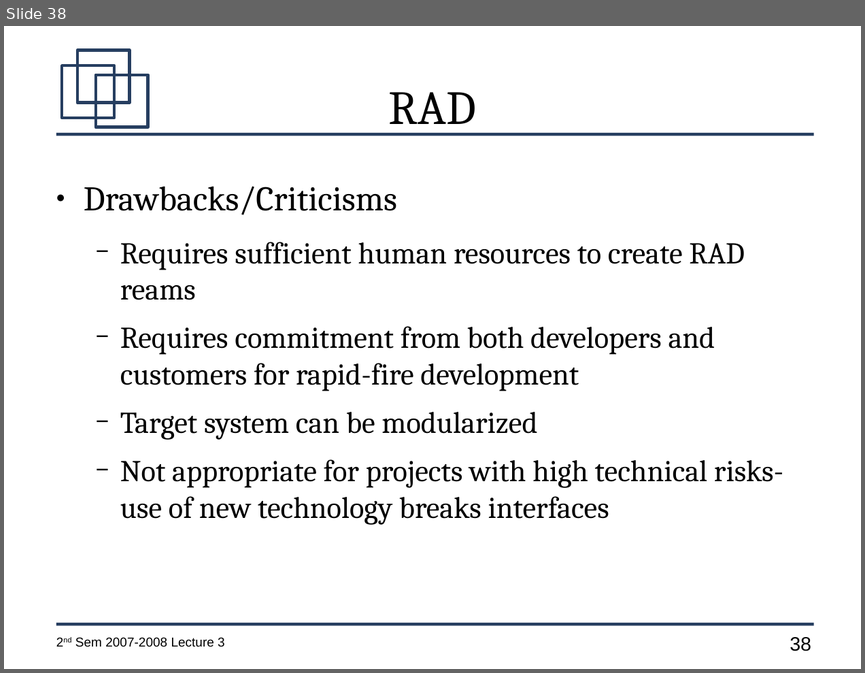
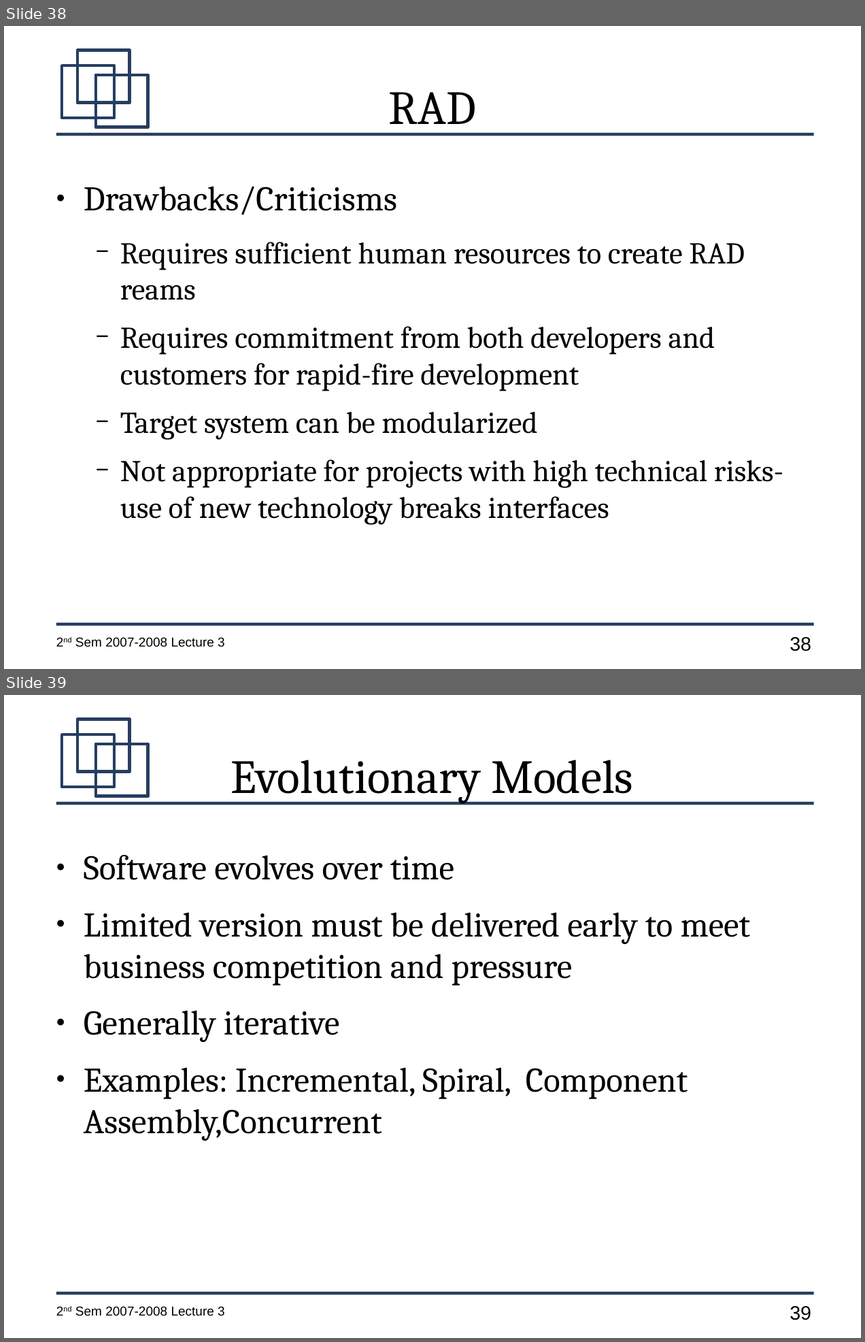
Before and after one commit to jachermocilla/jach-homepage, a slide deck: CMSC128-2nd-Sem-2007-L3.odp. Shown one above the other, each under a label of ours: slide 38 before the commit, slides 38 and 39 after it. The pictures are 865x673 and 865x1342 pixels, drawn with LibreOffice and Linux fonts; fonts in the diff are those of the drawing. Boxes give left, top, right and bottom in pixels: in the first picture for what was removed or moved away, otherwise in the second. Text is boxed around its words. In the diff, an @@ line names an element or a change of style, - is before the commit and + after.

```diff
--- a/CMSC128-2nd-Sem-2007-L3.odp
+++ b/CMSC128-2nd-Sem-2007-L3.odp
@@ slide 39 added at box(4, 695, 861, 1338), background #FFFFFF; not listed: 7 template elements that a slide beside it also shows @@
@@ title added at box(231, 760, 633, 803), 44 pt, text #000000 @@
+Evolutionary Models
@@ text added at box(84, 855, 751, 1140), 32 pt, text #000000 @@
+● Software evolves over time
+● Limited version must be delivered early to meet business competition and pressure
+● Generally iterative
+● Examples: Incremental, Spiral, Component Assembly,Concurrent
```
